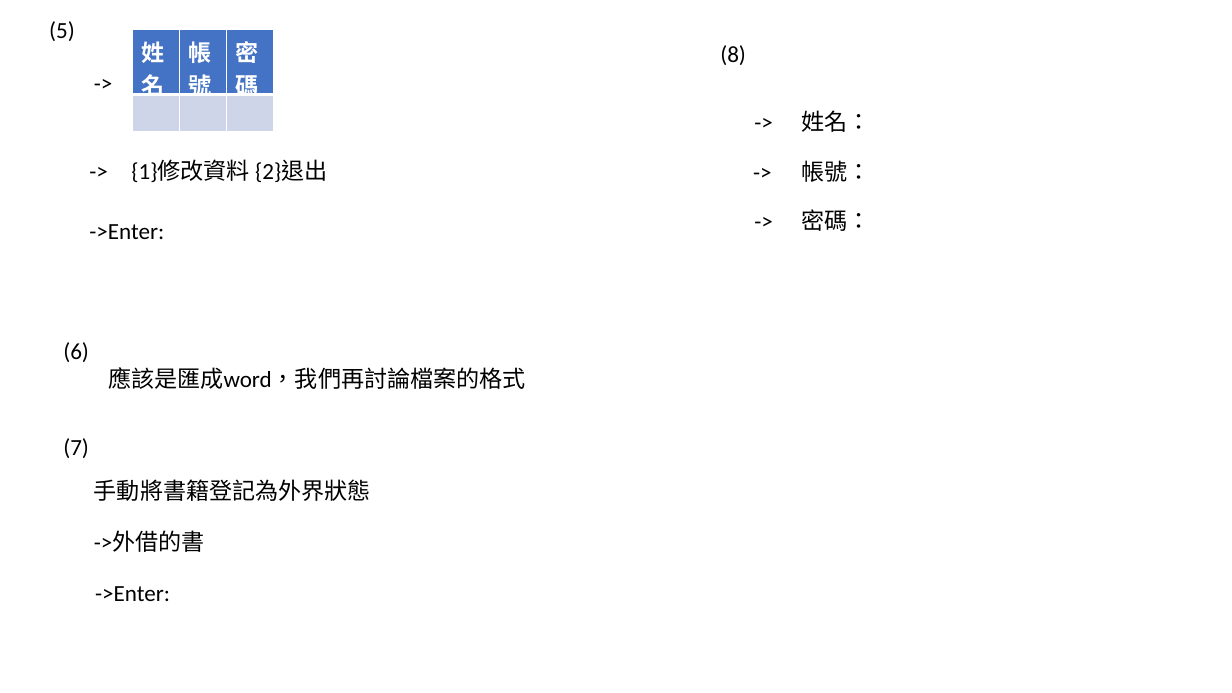
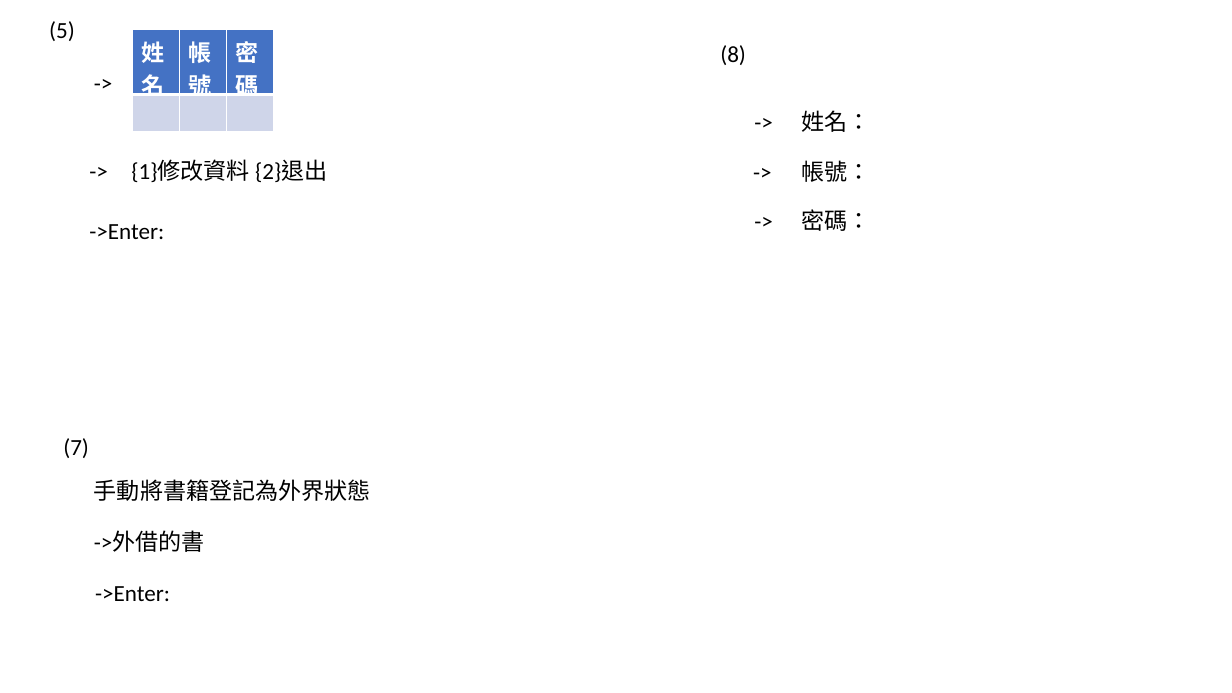
Before and after one commit to 1508leo/PD_Final_Project, a slide deck: slide 6 of Store/outline.pptx. Drawn at 1232x693 pixels with LibreOffice and Linux fonts; fonts in the diff are those of the drawing. Boxes give left, top, right and bottom in pixels: in the first picture for what was removed or moved away, otherwise in the second. Text is boxed around its words. In the diff, an @@ line names an element or a change of style, - is before the commit and + after.

```diff
--- a/Store/outline.pptx
+++ b/Store/outline.pptx
@@ text removed at (63, 342, 89, 362) @@
-(6)
@@ text removed at (108, 367, 526, 389) @@
-應該是匯成word，我們再討論檔案的格式
```
Also in this commit, not shown: 4 other slides changed, 1 other file.
